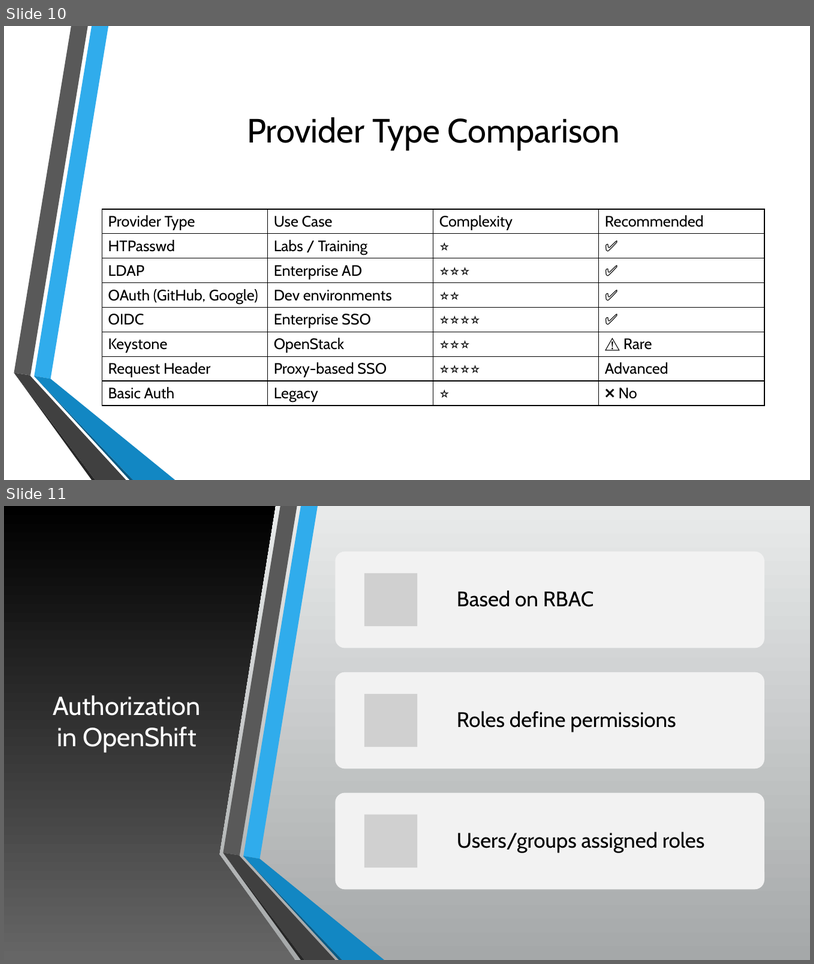
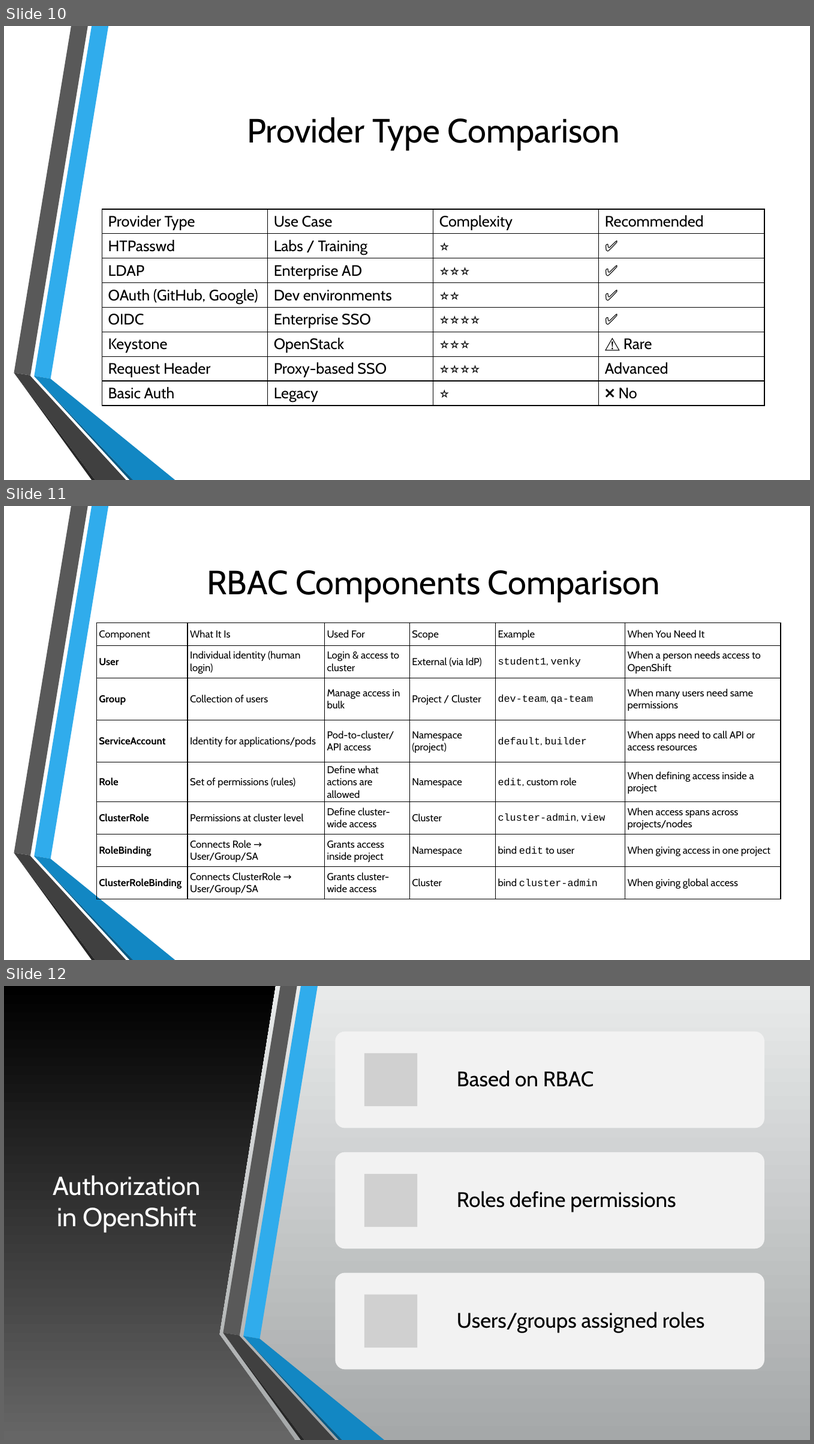
Before and after one commit to ComputerTrainer0/OpenShift, a slide deck: OpenShift DO280 – Day 2.pptx. Shown one above the other, each under a label of ours: slides 10 and 11 before the commit, slides 10, 11 and 12 after it. The pictures are 814x964 and 814x1444 pixels, drawn with LibreOffice and Linux fonts; fonts in the diff are those of the drawing; grey boxes stand for pictures; background and template pictures are left out. Boxes give left, top, right and bottom in pixels: in the first picture for what was removed or moved away, otherwise in the second. Text is boxed around its words. In the diff, an @@ line names an element or a change of style, - is before the commit and + after.

```diff
--- a/OpenShift DO280 – Day 2.pptx
+++ b/OpenShift DO280 – Day 2.pptx
@@ slide 11 added at [4, 506, 810, 960], background picture (left out); not listed: 6 template elements that a slide beside it also shows @@
@@ title added at [207, 570, 660, 602], 40 pt, text #000000 @@
+RBAC Components Comparison
@@ table added at [96, 623, 782, 897], 8 rows, 6 columns @@
+Component | What It Is | Used For | Scope | Example | When You Need It
+User | Individual identity (human login) | Login & access to cluster | External (via IdP) | student1, venky | When a person needs access to OpenShift
+Group | Collection of users | Manage access in bulk | Project / Cluster | dev-team, qa-team | When many users need same permissions
+ServiceAccount | Identity for applications/pods | Pod-to-cluster/API access | Namespace (project) | default, builder | When apps need to call API or access resources
+Role | Set of permissions (rules) | Define what actions are allowed | Namespace | edit, custom role | When defining access inside a project
+ClusterRole | Permissions at cluster level | Define cluster-wide access | Cluster | cluster-admin, view | When access spans across projects/nodes
+RoleBinding | Connects Role → User/Group/SA | Grants access inside project | Namespace | bind edit to user | When giving access in one project
+ClusterRoleBinding | Connects ClusterRole → User/Group/SA | Grants cluster-wide access | Cluster | bind cluster-admin | When giving global access
@@ what was slide 11 is now slide 12 @@
```
Also in this commit, not shown: 1 other file.
